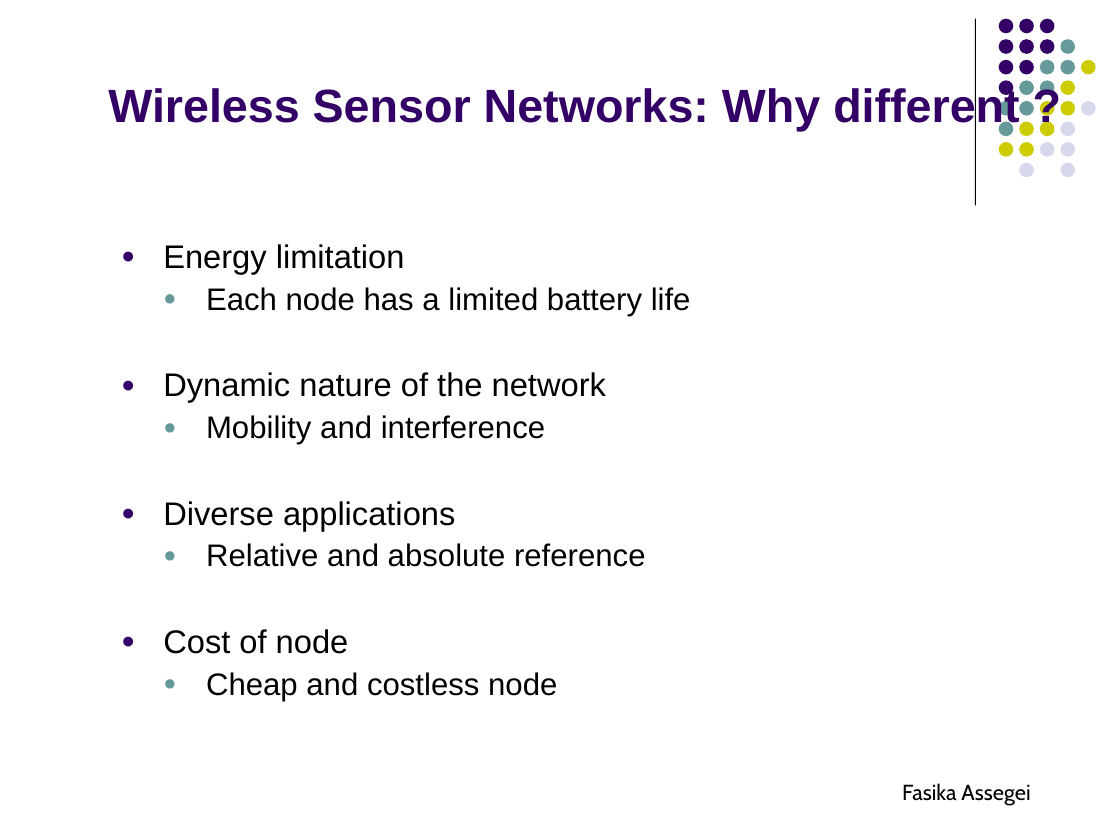
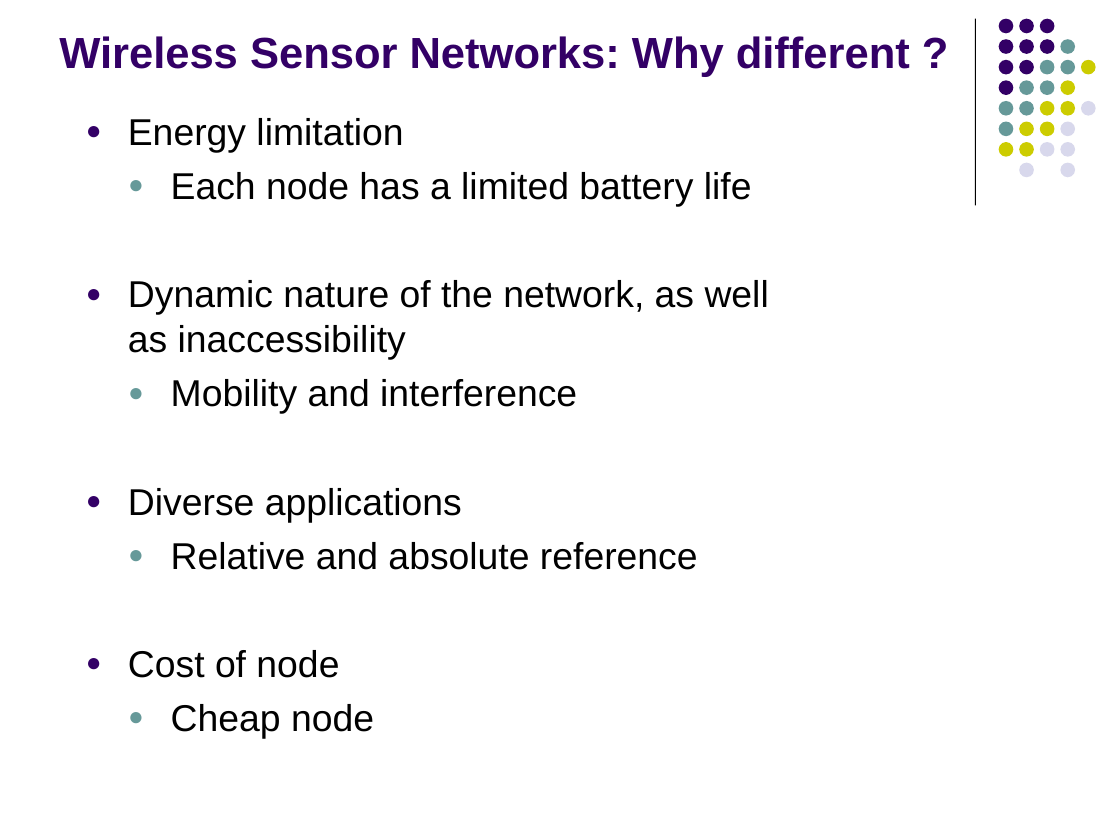
Before and after one commit to fasalex/symposium, a slide deck: slide 7 of Presentation.ppt. Drawn at 1120x840 pixels with LibreOffice and Linux fonts; fonts in the diff are those of the drawing. Boxes give left, top, right and bottom in pixels: in the first picture for what was removed or moved away, otherwise in the second. Text is boxed around its words. In the diff, an @@ line names an element or a change of style, - is before the commit and + after.

```diff
--- a/Presentation.ppt
+++ b/Presentation.ppt
@@ title "Wireless Sensor Networks: Why different ...": place and size @@
-title "Wireless Sensor Networks: Why different ..." at bbox=[108, 85, 1019, 131]
+title "Wireless Sensor Networks: Why different ..." at bbox=[59, 36, 910, 77]
@@ title "Wireless Sensor Networks: Why different ..." at bbox=[59, 36, 910, 77]: size 30 to 28 pt @@
@@ text "Energy limitation": place and size @@
-text "Energy limitation" at bbox=[163, 244, 691, 701]
+text "Energy limitation" at bbox=[128, 118, 769, 739]
@@ text at bbox=[128, 118, 752, 678]: size 21 to 24 pt in "Energy limitation", "Diverse applications", "Cost of node"; size 20 to 24 pt in "Each node has a limited battery life", "Mobility and interference", "Relative and absolute reference"; line spacing 0.9 to 1; more space between paragraphs @@
@@ text at bbox=[128, 280, 769, 360]: text changed; size 21 to 24 pt @@
-● Dynamic nature of the network
+● Dynamic nature of the network, as well as inaccessibility
@@ text at bbox=[171, 704, 374, 739]: text changed; size 20 to 24 pt @@
-  ● Cheap and costless node
+  ● Cheap node
@@ text removed at bbox=[902, 783, 1030, 805] @@
-Fasika Assegei
```
Also in this commit, not shown: 28 other slides changed, 13 slides added, 7 slides removed.
